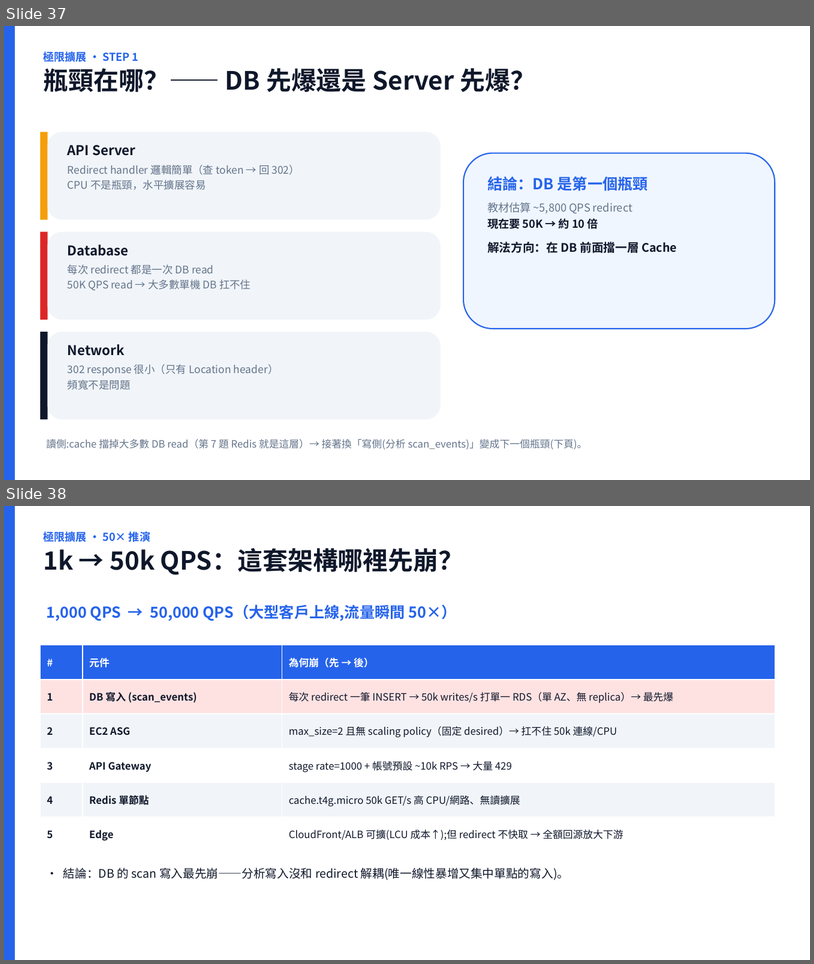
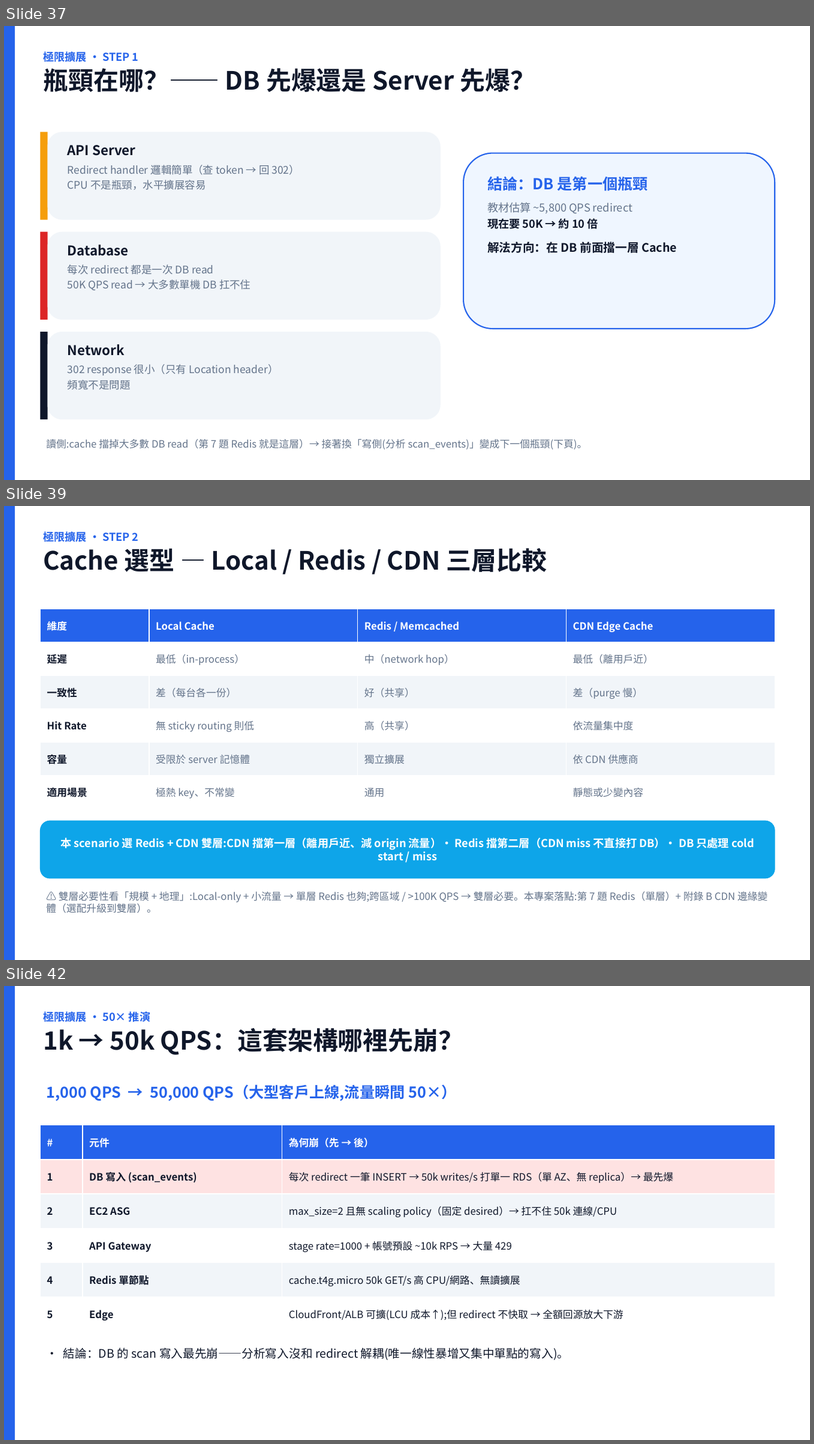
Before and after one commit to scolley31/system-design-demo, a slide deck: QR Code Generator/QR_Code_Generator.pptx. Shown one above the other, each under a label of ours: slides 37 and 38 before the commit, slides 37, 39 and 42 after it; the slides between them are not shown. The pictures are 814x964 and 814x1444 pixels, drawn with LibreOffice and Linux fonts; fonts in the diff are those of the drawing. Boxes give left, top, right and bottom in pixels: in the first picture for what was removed or moved away, otherwise in the second. Text is boxed around its words. In the diff, an @@ line names an element or a change of style, - is before the commit and + after.

Commit message:
week2 講義全補齊: cache hit 量化/選型雙層/CDN TTL 兩難/token scaling/analytics store/即時vs批次/面試框架 (DESIGN 附錄 J擴充+K+L, PPT +10 頁→49) [skip ci]

```diff
--- a/QR Code Generator/QR_Code_Generator.pptx
+++ b/QR Code Generator/QR_Code_Generator.pptx
@@ slide 39 added at (x1=4, y1=506, x2=810, y2=960), background #FFFFFF @@
@@ rectangle added at (x1=4, y1=506, x2=15, y2=960), fill #2563EB @@
@@ text added at (x1=43, y1=529, x2=548, y2=572), 30 pt, text #0F172A, bold @@
+極限擴展 · STEP 2
+Cache 選型 — Local / Redis / CDN 三層比較
@@ table added at (x1=40, y1=609, x2=776, y2=808), 6 rows, 4 columns @@
+維度 | Local Cache | Redis / Memcached | CDN Edge Cache
+延遲 | 最低（in-process） | 中（network hop） | 最低（離用戶近）
+一致性 | 差（每台各一份） | 好（共享） | 差（purge 慢）
+Hit Rate | 無 sticky routing 則低 | 高（共享） | 依流量集中度
+容量 | 受限於 server 記憶體 | 獨立擴展 | 依 CDN 供應商
+適用場景 | 極熱 key、不常變 | 通用 | 靜態或少變內容
@@ rounded rectangle added at (x1=40, y1=820, x2=776, y2=878), fill #0EA5E9, outline #0EA5E9 0.75 pt, 13 pt, text #FFFFFF, bold @@
+本 scenario 選 Redis + CDN 雙層:CDN 擋第一層（離用戶近、減 origin 流量）· Redis 擋第二層（CDN miss 不直接打 DB）· DB 只處理 cold start / miss
@@ text added at (x1=46, y1=891, x2=768, y2=913), 12 pt, text #64748B @@
+⚠ 雙層必要性看「規模 + 地理」:Local-only + 小流量 → 單層 Redis 也夠;跨區域 / >100K QPS → 雙層必要。本專案落點:第 7 題 Redis（單層）+ 附錄 B CDN 邊緣變體（選配升級到雙層）。
@@ what was slide 38 is now slide 42 @@
```
Also in this commit, not shown: 9 other slides added, 2 other files.
